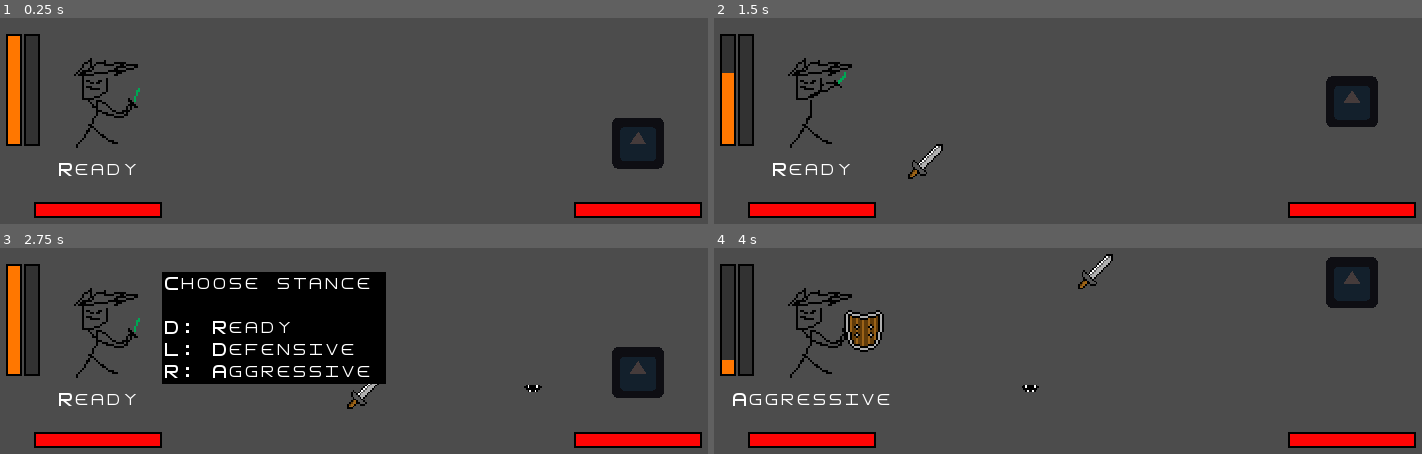
Above: before the commit, frames 1-4 (two rows, left to right).
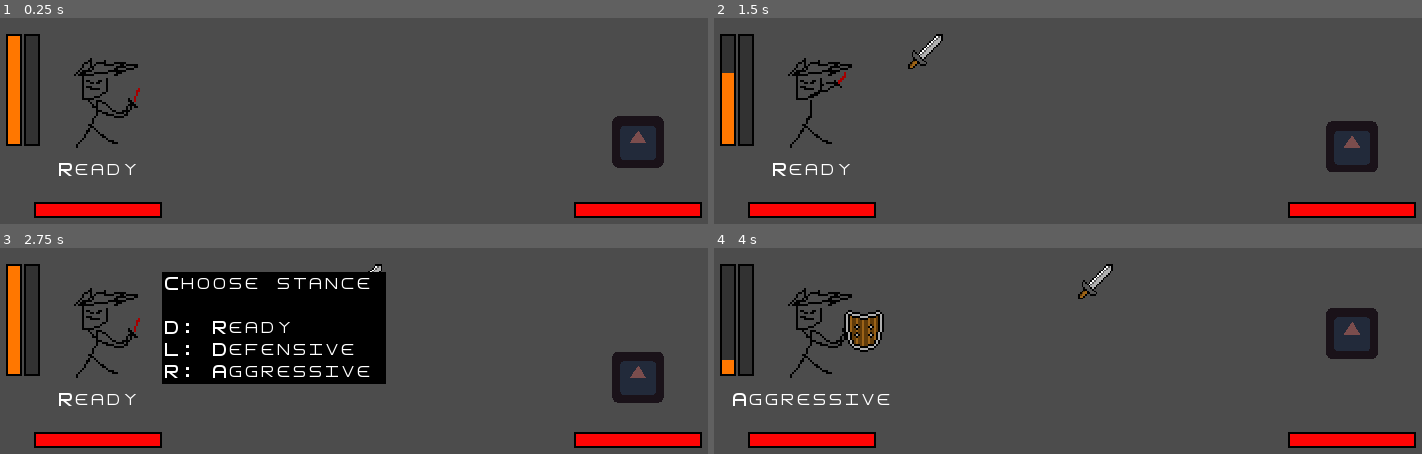
Above: after the commit, the same moments.

Repository: bitspittle/godot-action-battle
Game: Godot game, scene res://battle/Battle.tscn
The game is run twice, just before and just after one commit, with the same random seed, the same clock (stepped at 60 frames per second) and the same inputs. The engine's default icon, where the game draws it, is replaced by a stand-in: a white triangle on a blue panel in a dark square.
Inputs:
- Up to frame 1 (0.25 s): no input
- Up to frame 2 (1.5 s): hold Right (ui_right) 0.53-1.28 s; hold X (battle_attack) 0.53-1.28 s; hold Down (ui_down) from 1.28 s (still down); tap Z (battle_defend) at 1.35 s
- Up to frame 3 (2.75 s): release Down (ui_down) at 2.03 s; hold Right (ui_right) from 2.03 s (still down); hold Shift (battle_stance) from 2.03 s (still down)
- Up to frame 4 (4 s): release Right (ui_right) at 2.78 s; release Shift (battle_stance) at 2.78 s; hold Up (ui_up) 2.78-3.53 s; tap X (battle_attack) at 2.85 s; hold Left (ui_left) from 3.53 s (still down); hold Z (battle_defend) from 3.53 s (still down)

The runs differ from the first frame. In frame 1, 0.2% of the frame differs, in the area x 18-94%, y 33-74%; in frame 2, 3.6%; in frame 3, 0.9%; in frame 4, 4.0%, in the area x 43-94%, y 2-70%.

Commit message:
Brief text

Diff:
--- a/battle/Battle.tscn
+++ b/battle/Battle.tscn
@@ -10,7 +10,6 @@
 [node name="Tracks" parent="." instance=ExtResource( 3 )]
 position = Vector2( 192, 65 )
 length = 190
-gap = 30
 
 [node name="CombatantLeft" parent="." instance=ExtResource( 1 )]
 position = Vector2( 56, 64 )
--- a/battle/Tracks.gd
+++ b/battle/Tracks.gd
@@ -4,7 +4,6 @@
 class_name Tracks
 
 export var length: int = 128 setget _set_length
-export var gap: int = 25 setget _set_gap
 
 signal action_hit(action, side, level)
 
@@ -60,16 +59,12 @@
 	length = value
 	_update_tracks()
 
-func _set_gap(value: int):
-	gap = value
-	_update_tracks()
-
 func _update_tracks():
 	if not is_inside_tree():
 		return
 
-	_upper_track.position.y = -gap
-	_lower_track.position.y = gap
+	_upper_track.position.y = -Constants.LEVEL_GAP
+	_lower_track.position.y = -Constants.LEVEL_GAP
 
 	_upper_track.length = length
 	_middle_track.length = length
@@ -81,8 +76,8 @@
 	var rect_left = _left_area_shape.get_shape()
 	var rect_right = _right_area_shape.get_shape()
 
-	rect_left.extents.y = gap * 2
-	rect_right.extents.y = gap * 2
+	rect_left.extents.y = Constants.LEVEL_GAP * 2
+	rect_right.extents.y = Constants.LEVEL_GAP * 2
 
 func _action_to_level(action: Action) -> int:
 	if action.position.y == _middle_track.position.y:
--- a/combatants/Combatant.gd
+++ b/combatants/Combatant.gd
@@ -11,6 +11,7 @@
 var _curr_health = max_health setget _set_curr_health
 
 onready var health_bar = $HealthBar
+onready var brief_text_area = $Pivot/BriefTextArea
 
 func _ready():
 	_curr_health = max_health
@@ -18,6 +19,10 @@
 func _process(_delta):
 	if health_bar == null: return
 	health_bar.percent = _curr_health / max_health
+
+func _add_brief_text(text: String):
+	var brief_text = Factory.new_brief_text(text)
+	brief_text_area.add_child(brief_text)
 
 func _set_curr_health(value):
 	_curr_health = max(0, value)
@@ -33,3 +38,7 @@
 
 func _handle_attacked(damage: int, _level: int) -> void:
 	_curr_health -= damage
+	_add_brief_text(String(damage))
+
+func _handle_missed() -> void:
+	_add_brief_text("MISS")
--- a/combatants/Combatant.tscn
+++ b/combatants/Combatant.tscn
@@ -4,15 +4,31 @@
 [ext_resource path="res://combatants/Combatant.gd" type="Script" id=2]
 [ext_resource path="res://ui/PercentBar.tscn" type="PackedScene" id=3]
 
-
 [node name="Combatant" type="Position2D"]
 script = ExtResource( 2 )
 
-[node name="Sprite" type="Sprite" parent="."]
+[node name="Pivot" type="Node2D" parent="."]
+position = Vector2( 0, -1.13687e-13 )
+scale = Vector2( 1, 1 )
+
+[node name="Sprite" type="Sprite" parent="Pivot"]
 self_modulate = Color( 1, 0, 0, 1 )
 position = Vector2( 0, -1.43051e-06 )
 scale = Vector2( 0.4, 0.4 )
 texture = ExtResource( 1 )
+
+[node name="BriefTextArea" type="CenterContainer" parent="Pivot"]
+anchor_left = 0.5
+anchor_top = 0.5
+anchor_right = 0.5
+anchor_bottom = 0.5
+margin_left = -32.0
+margin_top = -40.0
+margin_right = 32.0
+margin_bottom = -24.0
+__meta__ = {
+"_edit_use_anchors_": false
+}
 
 [node name="HealthBar" parent="." instance=ExtResource( 3 )]
 anchor_right = 0.0
--- a/combatants/bat/Bat.gd
+++ b/combatants/bat/Bat.gd
@@ -2,15 +2,15 @@
 
 class_name Bat
 
-const ATTACK_PERIOD = 2.0
+const ATTACK_PERIOD = 5.0
 const ATTACK_VARIATION = 0.5
-const MOVE_PERIOD = 1.5
+const MOVE_PERIOD = 3.5
 const MOVE_VARIATION = 1.0
 
 var TEXTURE_BITE = load("res://assets/images/bite16x16.png")
 
 var _level = Enums.Level.MIDDLE
-onready var _sprite: Sprite = $Sprite
+onready var _pivot: Node2D = $Pivot
 onready var _attack_timer: Timer = $AttackTimer
 onready var _move_timer: Timer = $MoveTimer
 
@@ -32,22 +32,20 @@
 	while (old_level == _level):
 		_level = Enums.random_level()
 
-	var delta = (_sprite.texture.get_size().y * _sprite.scale.y)
 	var y = 0
-
 	match _level:
 		Enums.Level.UPPER:
-			y = -delta
+			y = -Constants.LEVEL_GAP
 		Enums.Level.LOWER:
-			y = delta
+			y = Constants.LEVEL_GAP
 
 	_target_pos.y = y
 
 func _physics_process(delta):
-	var distance = _target_pos - _sprite.position
+	var distance = _target_pos - _pivot.position
 	var distance_len2 = distance.length_squared()
 	if (distance_len2 > 0):
-		_sprite.position = _sprite.position.move_toward(_target_pos, (distance_len2) * delta)
+		_pivot.position = _pivot.position.move_toward(_target_pos, (distance_len2) * delta)
 
 func _on_AttackTimer_timeout():
 	var attack = Factory.new_attack(self)
@@ -63,3 +61,5 @@
 	if (_level == level):
 		._handle_attacked(damage, level)
 		_on_MoveTimer_timeout() # Force the bat to move now
+	else:
+		._handle_missed()
--- a/combatants/bat/Bat.tscn
+++ b/combatants/bat/Bat.tscn
@@ -6,9 +6,13 @@
 [node name="Bat" instance=ExtResource( 1 )]
 script = ExtResource( 3 )
 
-[node name="Sprite" parent="." index="0"]
-self_modulate = Color( 0.27451, 0.235294, 0.235294, 1 )
+[node name="Sprite" parent="Pivot" index="0"]
+self_modulate = Color( 0.486275, 0.305882, 0.305882, 1 )
 scale = Vector2( 0.2, 0.2 )
+
+[node name="BriefTextArea" parent="Pivot" index="1"]
+margin_top = -30.0
+margin_bottom = -14.0
 
 [node name="AttackTimer" type="Timer" parent="." index="2"]
 wait_time = 1.3
--- a/combatants/player/Player.gd
+++ b/combatants/player/Player.gd
@@ -36,12 +36,13 @@
 onready var _stance_label = $StanceLabel
 onready var _stance_tooltip = $StanceTooltip
 onready var _shield = $Shield
-onready var _anim = $Sprite/AnimationPlayer
+onready var _anim = $AnimationPlayer
 
 func _ready():
 	_shield.visible = false
 
 func _process(delta):
+
 	if _state != _next_state:
 		match _next_state:
 			State.CHANGING_STANCE:
@@ -191,12 +192,13 @@
 		_next_state = State.IDLE
 		return
 
-	var position = 25
+	var position = 0
 	if Input.is_action_pressed("ui_up"):
 		_defense_level = Enums.Level.UPPER
-		position = -position
+		position = -Constants.LEVEL_GAP
 	elif Input.is_action_pressed("ui_down"):
 		_defense_level = Enums.Level.LOWER
+		position = Constants.LEVEL_GAP
 	else:
 		_defense_level = Enums.Level.MIDDLE
 		position = 0
--- a/combatants/player/Player.tscn
+++ b/combatants/player/Player.tscn
@@ -7,11 +7,18 @@
 [ext_resource path="res://assets/images/Shield32x32.png" type="Texture" id=5]
 [ext_resource path="res://assets/images/player-sketch.png" type="Texture" id=6]
 
-[sub_resource type="Animation" id=1]
+[sub_resource type="DynamicFont" id=4]
+size = 8
+font_data = ExtResource( 4 )
+
+[sub_resource type="DynamicFont" id=5]
+size = 8
+font_data = ExtResource( 4 )
+
+[sub_resource type="Animation" id=7]
 resource_name = "idle"
-length = 0.01
 tracks/0/type = "value"
-tracks/0/path = NodePath(".:frame")
+tracks/0/path = NodePath("Pivot/Sprite:frame")
 tracks/0/interp = 1
 tracks/0/loop_wrap = true
 tracks/0/imported = false
@@ -23,11 +30,11 @@
 "values": [ 0 ]
 }
 
-[sub_resource type="Animation" id=2]
+[sub_resource type="Animation" id=6]
 resource_name = "prepare"
 length = 3.0
 tracks/0/type = "value"
-tracks/0/path = NodePath(".:frame")
+tracks/0/path = NodePath("Pivot/Sprite:frame")
 tracks/0/interp = 1
 tracks/0/loop_wrap = true
 tracks/0/imported = false
@@ -39,29 +46,29 @@
 "values": [ 1, 2, 3 ]
 }
 
-[sub_resource type="Animation" id=3]
+[sub_resource type="Animation" id=8]
 resource_name = "strike"
-length = 1.5
+length = 3.0
 tracks/0/type = "value"
-tracks/0/path = NodePath(".:frame")
+tracks/0/path = NodePath("Pivot/Sprite:frame")
 tracks/0/interp = 1
 tracks/0/loop_wrap = true
 tracks/0/imported = false
 tracks/0/enabled = true
 tracks/0/keys = {
-"times": PoolRealArray( 0, 0.5, 1 ),
+"times": PoolRealArray( 0, 1, 2 ),
 "transitions": PoolRealArray( 1, 1, 1 ),
 "update": 1,
 "values": [ 4, 5, 6 ]
 }
 tracks/1/type = "method"
-tracks/1/path = NodePath("..")
+tracks/1/path = NodePath(".")
 tracks/1/interp = 1
 tracks/1/loop_wrap = true
 tracks/1/imported = false
 tracks/1/enabled = true
 tracks/1/keys = {
-"times": PoolRealArray( 1.5 ),
+"times": PoolRealArray( 3 ),
 "transitions": PoolRealArray( 1 ),
 "values": [ {
 "args": [  ],
@@ -69,33 +76,16 @@
 } ]
 }
 
-[sub_resource type="DynamicFont" id=4]
-size = 8
-font_data = ExtResource( 4 )
-
-[sub_resource type="DynamicFont" id=5]
-size = 8
-font_data = ExtResource( 4 )
-
 [node name="Player" instance=ExtResource( 1 )]
 script = ExtResource( 2 )
 max_health = 50.0
 
-[node name="Sprite" parent="." index="0"]
-self_modulate = Color( 0, 1, 0.505882, 1 )
-position = Vector2( 9.53674e-07, 0 )
+[node name="Sprite" parent="Pivot" index="0"]
+position = Vector2( 2.86102e-06, 1.90735e-06 )
 scale = Vector2( 1, 1 )
 texture = ExtResource( 6 )
 vframes = 3
 hframes = 3
-frame = 5
-
-[node name="AnimationPlayer" type="AnimationPlayer" parent="Sprite" index="0"]
-autoplay = "idle"
-playback_speed = 8.0
-anims/idle = SubResource( 1 )
-anims/prepare = SubResource( 2 )
-anims/strike = SubResource( 3 )
 
 [node name="StartChargingTimer" type="Timer" parent="." index="2"]
 wait_time = 0.5
@@ -161,4 +151,11 @@
 [node name="Shield" type="Sprite" parent="." index="7"]
 position = Vector2( 26, 0 )
 texture = ExtResource( 5 )
+
+[node name="AnimationPlayer" type="AnimationPlayer" parent="." index="8"]
+autoplay = "idle"
+playback_speed = 16.0
+anims/idle = SubResource( 7 )
+anims/prepare = SubResource( 6 )
+anims/strike = SubResource( 8 )
 [connection signal="timeout" from="StartChargingTimer" to="." method="_on_StartChargingTimer_timeout"]
--- a/common/Constants.gd
+++ b/common/Constants.gd
@@ -8,3 +8,5 @@
 const COLLISION_BIT_ACTION_RIGHT = 1 << 3
 
 const MAX_INT = 9223372036854775807
+
+const LEVEL_GAP = 25
--- a/common/Factory.gd
+++ b/common/Factory.gd
@@ -1,8 +1,14 @@
 extends Node
 
+var _brief_text_scene = preload("res://ui/BriefText.tscn")
 var _attack_scene = preload("res://battle/actions/Attack.tscn")
 
 func new_attack(source: Combatant) -> Attack:
 	var attack = _attack_scene.instance()
 	attack.source = source
 	return attack
+
+func new_brief_text(text: String) -> BriefText:
+	var brief_text = _brief_text_scene.instance()
+	brief_text.text = text
+	return brief_text
--- a/project.godot
+++ b/project.godot
@@ -24,6 +24,11 @@
 "language": "GDScript",
 "path": "res://combatants/bat/Bat.gd"
 }, {
+"base": "Control",
+"class": "BriefText",
+"language": "GDScript",
+"path": "res://ui/BriefText.gd"
+}, {
 "base": "Position2D",
 "class": "Combatant",
 "language": "GDScript",
@@ -68,6 +73,7 @@
 "Action": "",
 "Attack": "",
 "Bat": "",
+"BriefText": "",
 "Combatant": "",
 "Constants": "",
 "PercentBar": "",
--- /dev/null
+++ b/ui/BriefText.gd
@@ -0,0 +1,29 @@
+extends Control
+
+class_name BriefText
+
+onready var _text: Label = $Text
+onready var _tween: Tween = $Tween
+onready var _timer: Timer = $Timer
+
+const RISE_DURATION = 0.75
+const FADE_DURATION = 0.25
+
+var text: String = "MISS"
+var offset: Vector2 = Vector2.ZERO
+
+func _ready():
+	_text.text = text
+	_text.rect_position.x += offset.x + rand_range(-10, 10)
+	_text.rect_position.y += offset.y
+
+	_timer.start(RISE_DURATION - FADE_DURATION)
+	_tween.stop_all()
+	_tween.interpolate_property(_text, "rect_position:y", _text.rect_position.y, -15, RISE_DURATION, Tween.TRANS_LINEAR, Tween.EASE_OUT)
+	_tween.start()
+
+func _on_Timer_timeout():
+	_tween.interpolate_property(_text, "custom_colors/font_color:a", 1.0, 0.0, FADE_DURATION, Tween.TRANS_LINEAR, Tween.EASE_OUT)
+
+func _on_Tween_tween_all_completed():
+	queue_free()
--- /dev/null
+++ b/ui/BriefText.tscn
@@ -0,0 +1,43 @@
+[gd_scene load_steps=4 format=2]
+
+[ext_resource path="res://fonts/square.ttf" type="DynamicFontData" id=1]
+[ext_resource path="res://ui/BriefText.gd" type="Script" id=2]
+
+[sub_resource type="DynamicFont" id=1]
+size = 8
+font_data = ExtResource( 1 )
+
+[node name="BriefText" type="Control"]
+anchor_right = 0.104
+anchor_bottom = 0.062
+margin_right = 0.0639992
+margin_bottom = 0.0639997
+script = ExtResource( 2 )
+__meta__ = {
+"_edit_use_anchors_": false
+}
+
+[node name="Text" type="Label" parent="."]
+anchor_left = 0.5
+anchor_top = 0.5
+anchor_right = 0.5
+anchor_bottom = 0.5
+margin_left = -16.0
+margin_top = -4.0
+margin_right = 16.0
+margin_bottom = 4.0
+custom_fonts/font = SubResource( 1 )
+custom_colors/font_color = Color( 1, 1, 1, 1 )
+text = "MISS"
+align = 1
+valign = 1
+__meta__ = {
+"_edit_use_anchors_": false
+}
+
+[node name="Tween" type="Tween" parent="."]
+
+[node name="Timer" type="Timer" parent="."]
+one_shot = true
+[connection signal="tween_all_completed" from="Tween" to="." method="_on_Tween_tween_all_completed"]
+[connection signal="timeout" from="Timer" to="." method="_on_Timer_timeout"]
